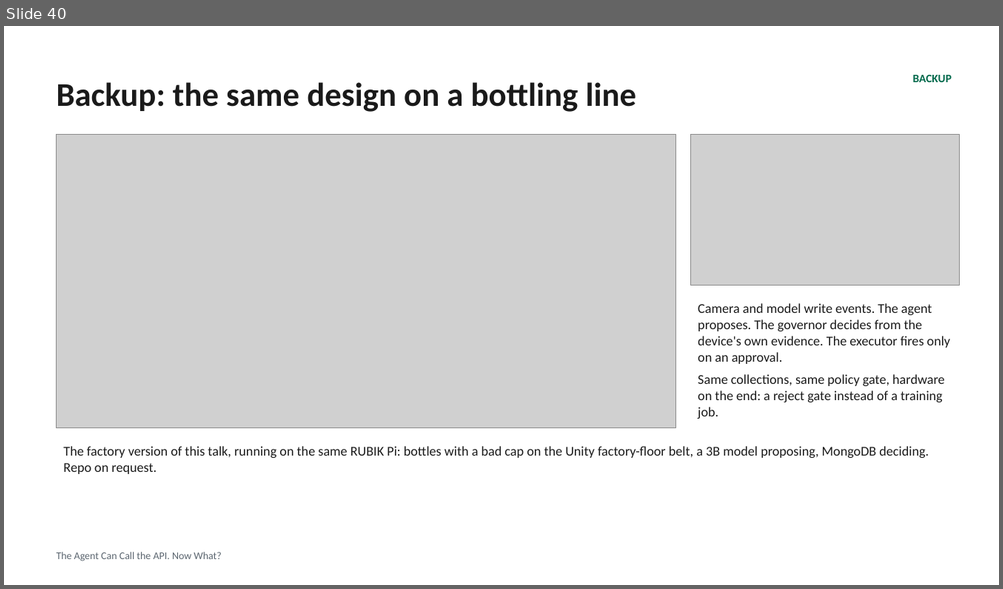
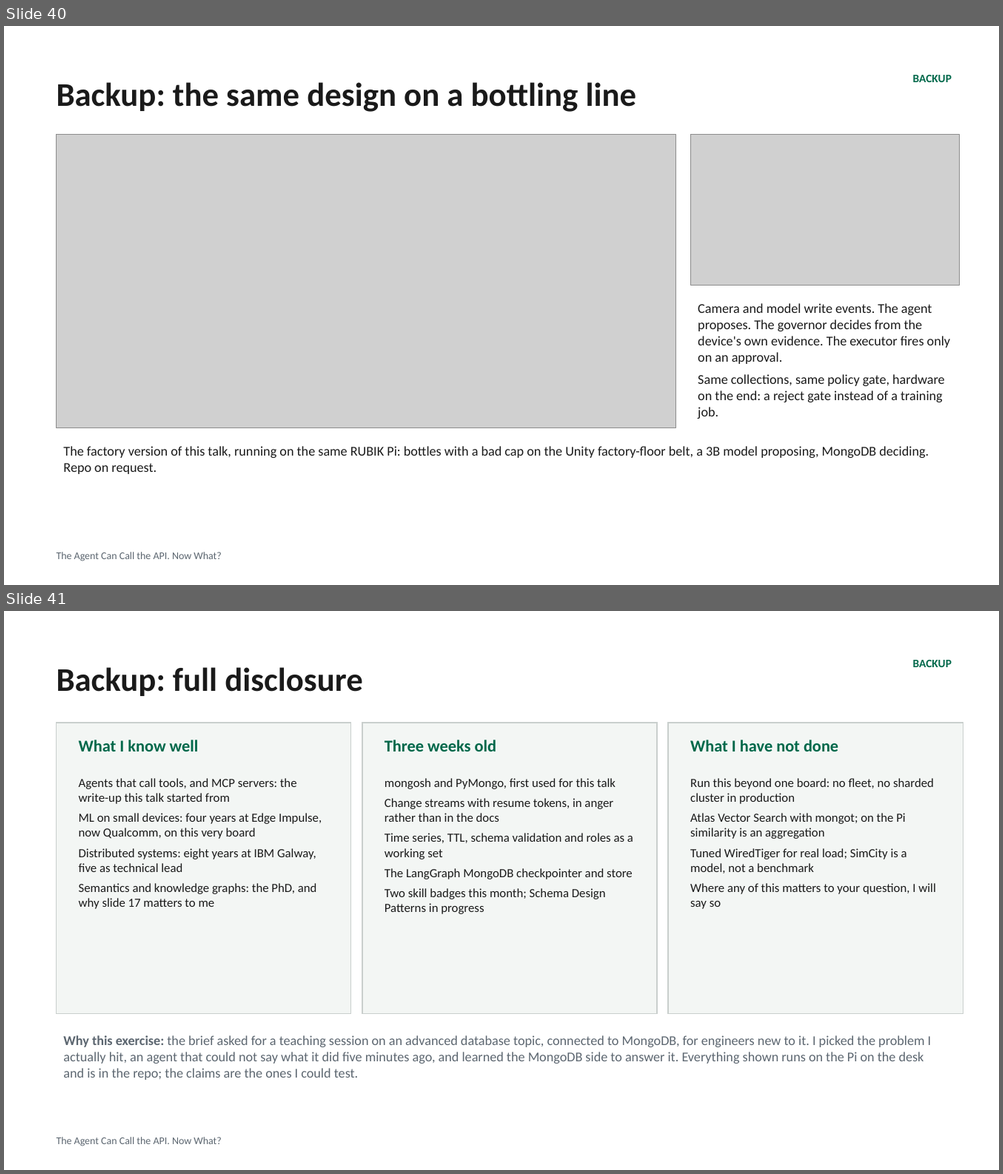
Before and after one commit to eoinjordan/what-should-a-local-agent-remember, a slide deck: slides/what-should-a-local-agent-remember.pptx. Shown one above the other, each under a label of ours: slide 40 before the commit, slides 40 and 41 after it. The pictures are 1003x589 and 1003x1174 pixels, drawn with LibreOffice and Linux fonts; fonts in the diff are those of the drawing; grey boxes stand for pictures. Boxes give left, top, right and bottom in pixels: in the first picture for what was removed or moved away, otherwise in the second. Text is boxed around its words. In the diff, an @@ line names an element or a change of style, - is before the commit and + after.

```diff
--- a/slides/what-should-a-local-agent-remember.pptx
+++ b/slides/what-should-a-local-agent-remember.pptx
@@ slide 41 added at [4, 611, 999, 1170], background #FFFFFF; not listed: 2 template elements that a slide beside it also shows @@
@@ title added at [57, 667, 363, 696], 32 pt, text #1A1A1A, bold @@
+Backup: full disclosure
@@ rectangle added at [57, 723, 351, 1014], fill #F3F6F4, outline #C9CFCD 1 pt @@
@@ text added at [79, 740, 199, 752], 16 pt, text #00684A, bold @@
+What I know well
@@ rectangle added at [362, 723, 657, 1014], fill #F3F6F4, outline #C9CFCD 1 pt @@
@@ text added at [384, 740, 496, 752], 16 pt, text #00684A, bold @@
+Three weeks old
@@ rectangle added at [668, 723, 963, 1014], fill #F3F6F4, outline #C9CFCD 1 pt @@
@@ text added at [690, 740, 838, 752], 16 pt, text #00684A, bold @@
+What I have not done
@@ text added at [79, 778, 321, 909], 12 pt, text #1A1A1A @@
+Agents that call tools, and MCP servers: the write-up this talk started from
+ML on small devices: four years at Edge Impulse, now Qualcomm, on this very board
+Distributed systems: eight years at IBM Galway, five as technical lead
+Semantics and knowledge graphs: the PhD, and why slide 17 matters to me
@@ text added at [384, 778, 633, 914], 12 pt, text #1A1A1A @@
+mongosh and PyMongo, first used for this talk
+Change streams with resume tokens, in anger rather than in the docs
+Time series, TTL, schema validation and roles as a working set
+The LangGraph MongoDB checkpointer and store
+Two skill badges this month; Schema Design Patterns in progress
@@ text added at [690, 778, 936, 909], 12 pt, text #1A1A1A @@
+Run this beyond one board: no fleet, no sharded cluster in production
+Atlas Vector Search with mongot; on the Pi similarity is an aggregation
+Tuned WiredTiger for real load; SimCity is a model, not a benchmark
+Where any of this matters to your question, I will say so
@@ text added at [63, 1036, 931, 1080], 13 pt, text #5C6670 @@
+Why this exercise: the brief asked for a teaching session on an advanced database topic, connected to MongoDB, for engineers new to it. I picked the problem I actually hit, an agent that could not say what it did five minutes ago, and learned the MongoDB side to answer it. Everything shown runs on the Pi on the desk and is in the repo; the claims are the ones I could test.
```
Also in this commit, not shown: 1 slide changed, 2 other files.
